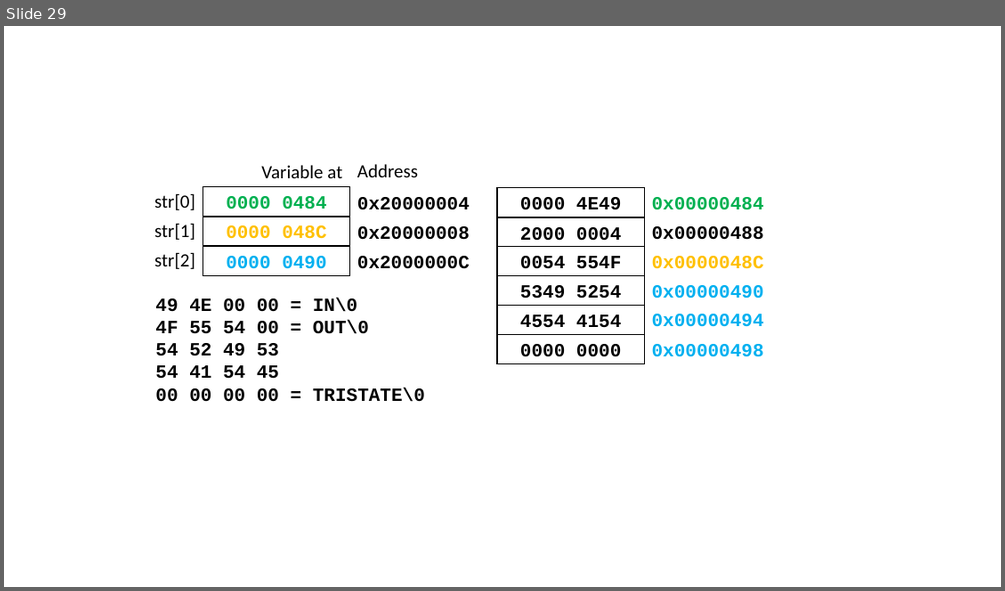
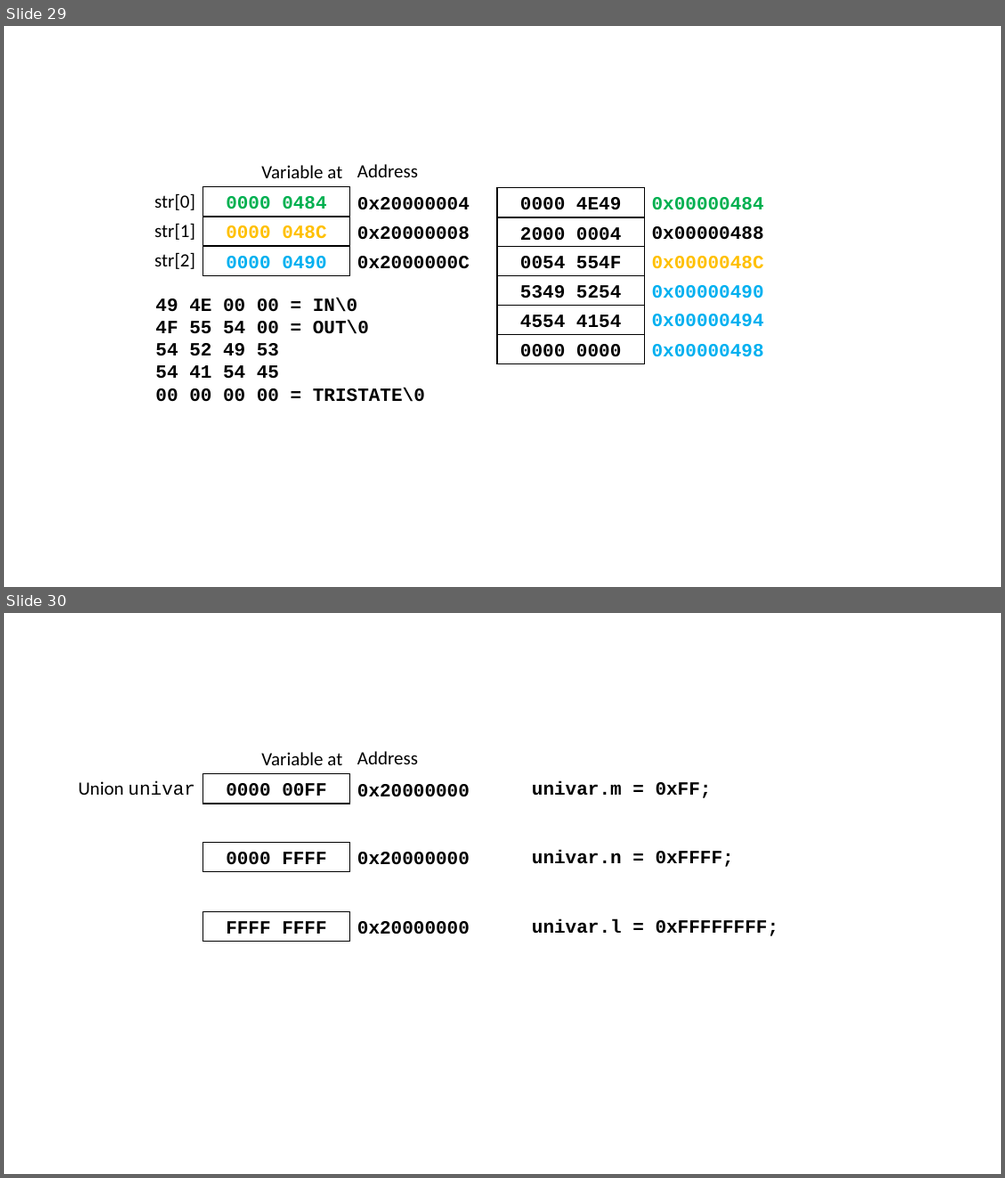
Before and after one commit to mcusuperuser/embedded_c, a slide deck: images/embedded_c.pptx. Shown one above the other, each under a label of ours: slide 29 before the commit, slides 29 and 30 after it. The pictures are 1005x591 and 1005x1178 pixels, drawn with LibreOffice and Linux fonts; fonts in the diff are those of the drawing. Boxes give left, top, right and bottom in pixels: in the first picture for what was removed or moved away, otherwise in the second. Text is boxed around its words. In the diff, an @@ line names an element or a change of style, - is before the commit and + after.

Commit message:
More info added: unions, enumerations, macros.

```diff
--- a/images/embedded_c.pptx
+++ b/images/embedded_c.pptx
@@ slide 30 added at [4, 613, 1001, 1174], background #FFFFFF @@
@@ text added at [261, 752, 342, 765], 18 pt, text #000000 @@
+Variable at
@@ text added at [357, 751, 418, 764], 18 pt, text #000000 @@
+Address
@@ text added at [78, 781, 195, 795], 18 pt, text #000000 @@
+Union univar
@@ rectangle added at [202, 774, 350, 803], fill #FFFFFF, outline #000000 1 pt, 18 pt, text #000000, bold @@
+0000 00FF
@@ text added at [357, 784, 469, 797], 18 pt, text #000000, bold @@
+0x20000000
@@ text added at [532, 781, 712, 798], 18 pt, text #000000, bold @@
+univar.m = 0xFF;
@@ rectangle added at [202, 842, 350, 871], fill #FFFFFF, outline #000000 1 pt, 18 pt, text #000000, bold @@
+0000 FFFF
@@ text added at [357, 852, 469, 865], 18 pt, text #000000, bold @@
+0x20000000
@@ text added at [532, 850, 734, 867], 18 pt, text #000000, bold @@
+univar.n = 0xFFFF;
@@ rectangle added at [202, 912, 350, 941], fill #FFFFFF, outline #000000 1 pt, 18 pt, text #000000, bold @@
+FFFF FFFF
@@ text added at [357, 921, 469, 934], 18 pt, text #000000, bold @@
+0x20000000
@@ text added at [532, 919, 779, 936], 18 pt, text #000000, bold @@
+univar.l = 0xFFFFFFFF;
```
Also in this commit, not shown: 4 other files.
